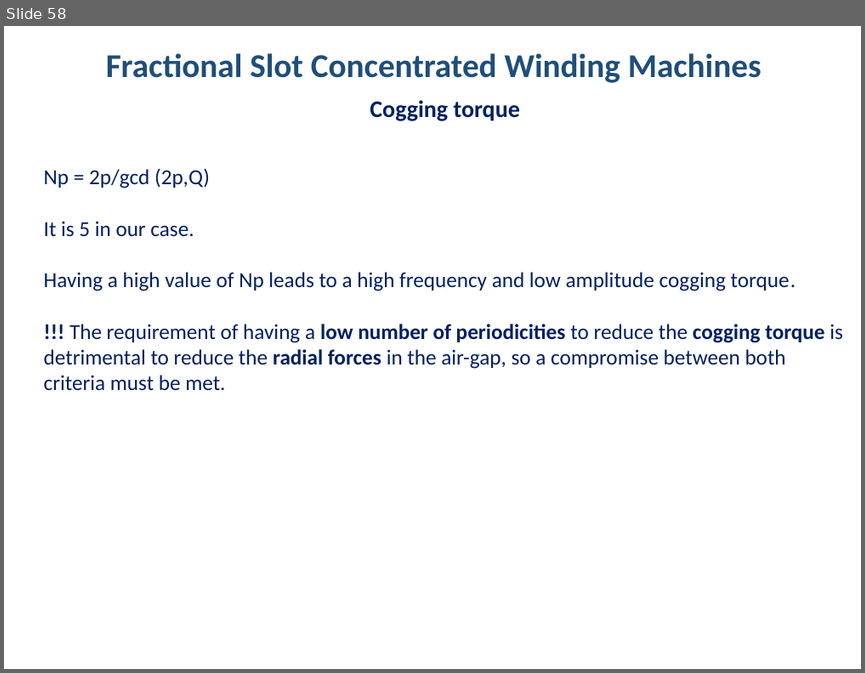
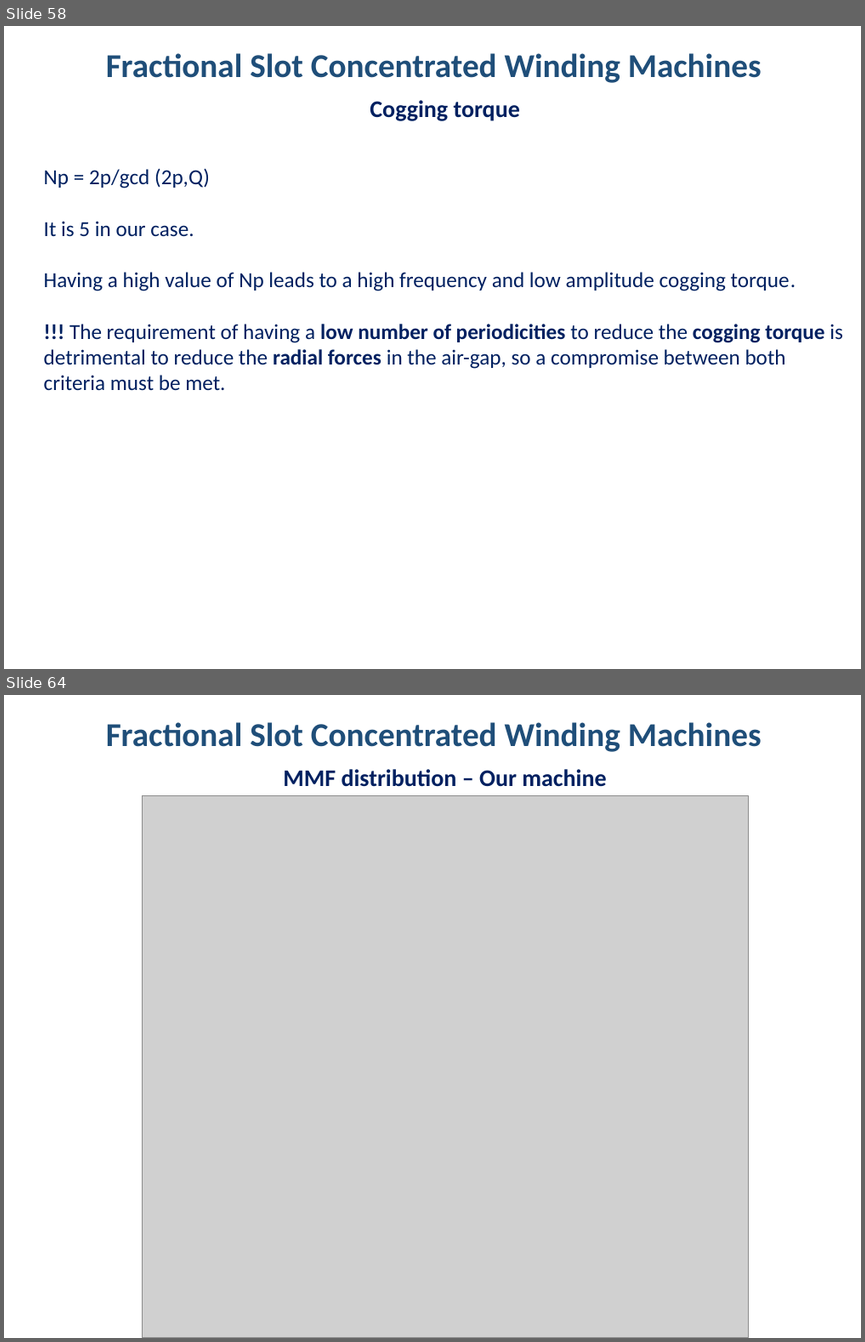
Before and after one commit to hakanpolat/IMMD, a slide deck: Literature/immd_ver2_research.pptx. Shown one above the other, each under a label of ours: slide 58 before the commit, slides 58 and 64 after it; the slides between them are not shown. The pictures are 865x673 and 865x1342 pixels, drawn with LibreOffice and Linux fonts; fonts in the diff are those of the drawing; grey boxes stand for pictures. Boxes give left, top, right and bottom in pixels: in the first picture for what was removed or moved away, otherwise in the second. Text is boxed around its words. In the diff, an @@ line names an element or a change of style, - is before the commit and + after.

```diff
--- a/Literature/immd_ver2_research.pptx
+++ b/Literature/immd_ver2_research.pptx
@@ slide 64 added at bbox=[4, 695, 861, 1338], background #FFFFFF @@
@@ text added at bbox=[106, 722, 761, 752], 28 pt, text #1F4E79, bold @@
+Fractional Slot Concentrated Winding Machines
@@ text added at bbox=[283, 769, 606, 787], 20 pt, text #002060, bold @@
+MMF distribution – Our machine
@@ picture added at bbox=[142, 795, 748, 1338] @@
```
Also in this commit, not shown: 2 slides changed, 6 other slides added, 2 other files.
